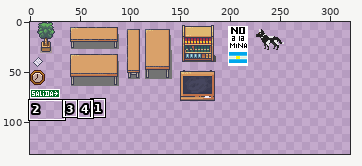
Sprite sheet: Assets/Proyecto/AssetsNoneGame/Objetos-y-Mas.png. The first picture is a wide view before the edit; the outline marks the close-up.
Close-up. Earlier state:
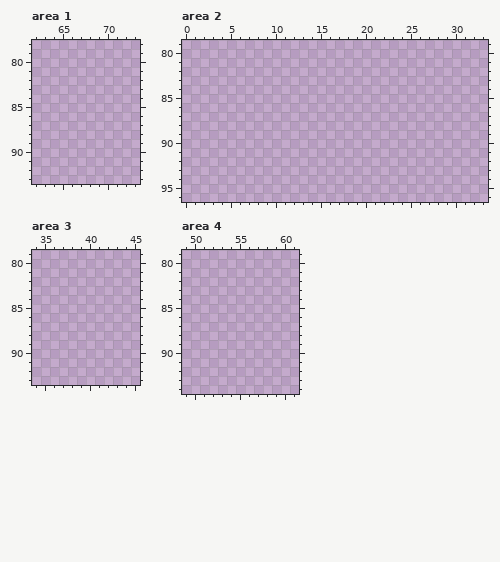
The file is 320x240 pixels. Pixels under 10% opacity are left out. Colours within 5 levels of each other are drawn and written as one. Shown: area 1: x 62..73, y 78..93; area 2: x 0..33, y 79..96; area 3: x 34..45, y 79..93; area 4: x 49..61, y 79..94. The wide view leaves out empty margins. The commit also changed other parts of the picture, which this record leaves out.
Once edited:
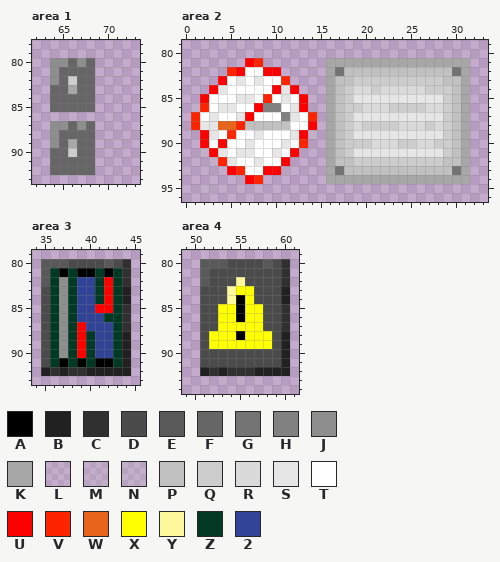
Palette (. is transparent): A #000000  B #212121  C #303030  D #4b4b4b  E #595959  F #666666  G #737373  H #818181  J #8e8e8e  K #a7a7a7  L #c1c1c11c  M #c1c1c12d  N #c1c1c136  P #c1c1c1  Q #cdcdcd  R #dadada  S #e6e6e6  T #ffffff  U #ff0000  V #ff2400  W #e8641b  X #ffff00  Y #fff99d  Z #003a25  2 #314396
The exact change:
{"where": "area 1"}
{"y":80,"x":64,"old":".....","new":"JJFJF"}
{"y":81,"x":64,"old":".....","new":"JFFFF"}
{"y":82,"x":64,"old":".....","new":"JFQFF"}
{"y":83,"x":64,"old":".....","new":"FFKFF"}
{"y":84,"x":64,"old":".....","new":"FFFFF"}
{"y":85,"x":64,"old":".....","new":"FFFFF"}
{"y":87,"x":64,"old":".....","new":"JJFJF"}
{"y":88,"x":64,"old":".....","new":"JFFFF"}
{"y":89,"x":64,"old":".....","new":"JFKFF"}
{"y":90,"x":64,"old":".....","new":"FFQFF"}
{"y":91,"x":64,"old":".....","new":"FFFFF"}
{"y":92,"x":64,"old":".....","new":"FFFFF"}
{"where": "area 2"}
{"y":81,"x":7,"old":"..","new":"UV"}
{"y":81,"x":16,"old":"................","new":"KKKKKKKKKKKKKKKK"}
{"y":82,"x":5,"old":"......","new":"VUTTUU"}
{"y":82,"x":16,"old":"................","new":"KGPPPPPPPPPPPPGK"}
{"y":83,"x":4,"old":"........","new":"UTSTSTTV"}
{"y":83,"x":16,"old":"................","new":"KPPQQQQQQQQQQPPK"}
{"y":84,"x":3,"old":"..........","new":"USTTTTTUSU"}
{"y":84,"x":16,"old":"................","new":"KPQRRQRRRRRQQQPK"}
{"y":85,"x":2,"old":"............","new":"UTTTSSTVTSTU"}
{"y":85,"x":16,"old":"................","new":"KPQSSSSSSSSSSQPK"}
{"y":86,"x":1,"old":".............","new":"MVTSSTTUHHTSU"}
{"y":86,"x":16,"old":"................","new":"KPQQRRRQQQQRRQPK"}
{"y":87,"x":1,"old":"..............","new":"VTSTTSUTTTHSTV"}
{"y":87,"x":16,"old":"................","new":"KPQSSSSSSSSSSQPK"}
{"y":88,"x":1,"old":"..............","new":"VSSWWVPPPPPTTU"}
{"y":88,"x":16,"old":"................","new":"KPQRQQQQRRRQRQPK"}
{"y":89,"x":2,"old":".............","new":"USTVTTSTTTSUN"}
{"y":89,"x":16,"old":"................","new":"KPQSSSSSSSSSSQPK"}
{"y":90,"x":2,"old":"............","new":"UTUTTSTTTSTV"}
{"y":90,"x":16,"old":"................","new":"KPQQQRRRQQRRQQPK"}
{"y":91,"x":2,"old":"...........","new":"NUSTSSTTSTU"}
{"y":91,"x":16,"old":"................","new":"KPQSSSSSSSSSSQPK"}
{"y":92,"x":3,"old":".........","new":"MVSTTSTTU"}
{"y":92,"x":16,"old":"................","new":"KPPQQQQQQQQQQPPK"}
{"y":93,"x":5,"old":".......","new":"UVTTUUM"}
{"y":93,"x":16,"old":"................","new":"KGPPPPPPPPPPPPGK"}
{"y":94,"x":6,"old":"...","new":"LUV"}
{"y":94,"x":16,"old":"................","new":"KKKKKKKKKKKKKKKK"}
{"y":95,"x":2,"old":"..","new":"ML"}
{"where": "area 3"}
{"y":80,"x":35,"old":"..........","new":"EEEDDDDEDC"}
{"y":81,"x":35,"old":"..........","new":"EZAZAAZAZC"}
{"y":82,"x":35,"old":"..........","new":"EZJZ22ZUZC"}
{"y":83,"x":35,"old":"..........","new":"DZJZ22ZUZB"}
{"y":84,"x":35,"old":"..........","new":"DZJZ22ZUZB"}
{"y":85,"x":35,"old":"..........","new":"DZJZ22UUZC"}
{"y":86,"x":35,"old":"..........","new":"DZJZ222ZZC"}
{"y":87,"x":35,"old":"..........","new":"DZJZU222ZC"}
{"y":88,"x":35,"old":"..........","new":"DZJZUZ22ZB"}
{"y":89,"x":35,"old":"..........","new":"DZJZUZ22ZB"}
{"y":90,"x":35,"old":"..........","new":"DZJZUZ22ZB"}
{"y":91,"x":35,"old":"..........","new":"DZAZAZAAZB"}
{"y":92,"x":35,"old":"..........","new":"BCBCCBBBBB"}
{"where": "area 4"}
{"y":80,"x":51,"old":"..........","new":"EEEDDDDEDC"}
{"y":81,"x":51,"old":"..........","new":"EDDDDDDDDC"}
{"y":82,"x":51,"old":"..........","new":"EDDDYDDDDC"}
{"y":83,"x":51,"old":"..........","new":"DDDYXXDDDB"}
{"y":84,"x":51,"old":"..........","new":"DDDYAXDDDB"}
{"y":85,"x":51,"old":"..........","new":"DDXXAXXDDC"}
{"y":86,"x":51,"old":"..........","new":"DDXXAXXDDC"}
{"y":87,"x":51,"old":"..........","new":"DDXXXXXDDC"}
{"y":88,"x":51,"old":"..........","new":"DXXXAXXXDB"}
{"y":89,"x":51,"old":"..........","new":"DXXXXXXXDB"}
{"y":90,"x":51,"old":"..........","new":"DDDDDDDDDB"}
{"y":91,"x":51,"old":"..........","new":"DDDDDDDDDB"}
{"y":92,"x":51,"old":"..........","new":"BCBCCCBBBB"}
{"label":"added","picture_box":[50,58,95,175]}
{"label":"added","picture_box":[191,58,470,193]}
{"label":"added","picture_box":[41,259,131,376]}
{"label":"added","picture_box":[200,259,290,376]}
